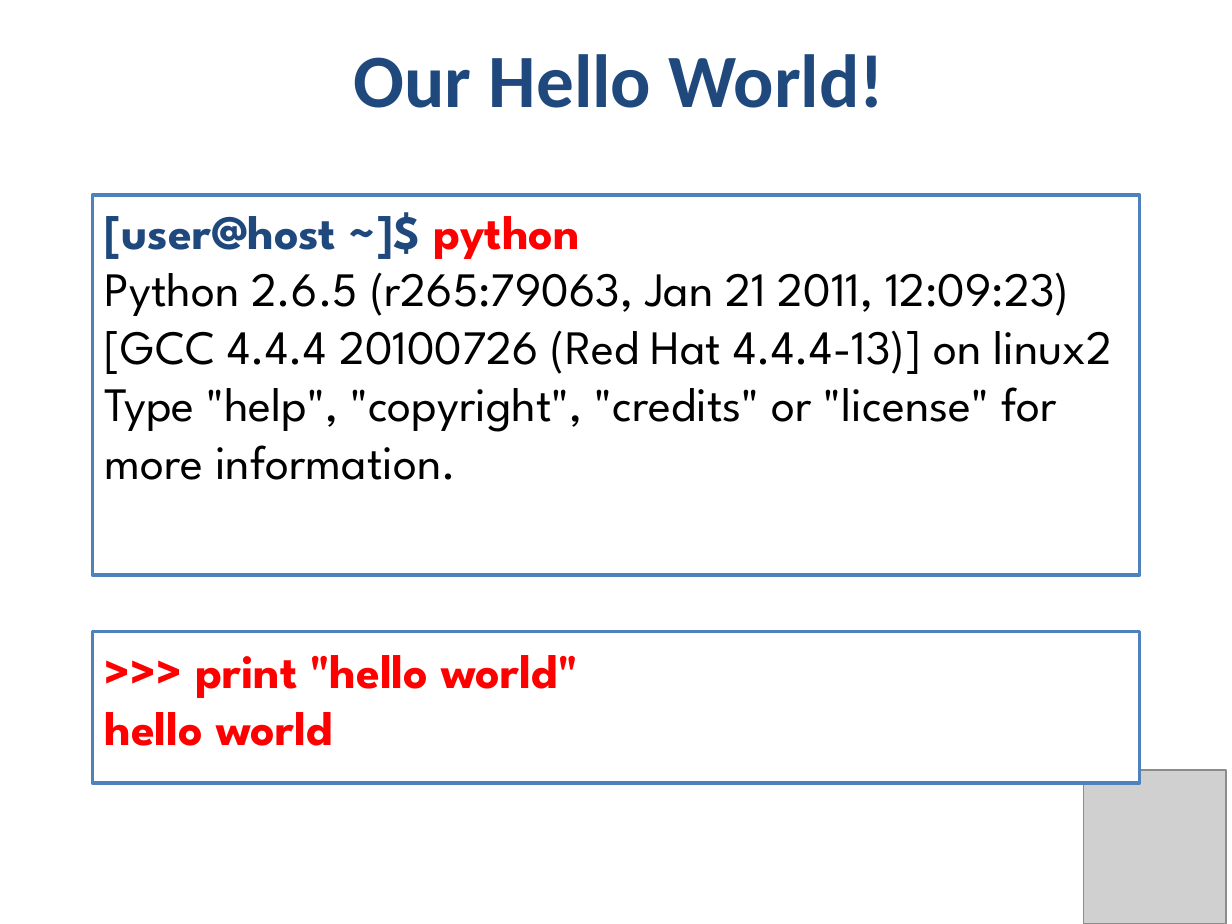
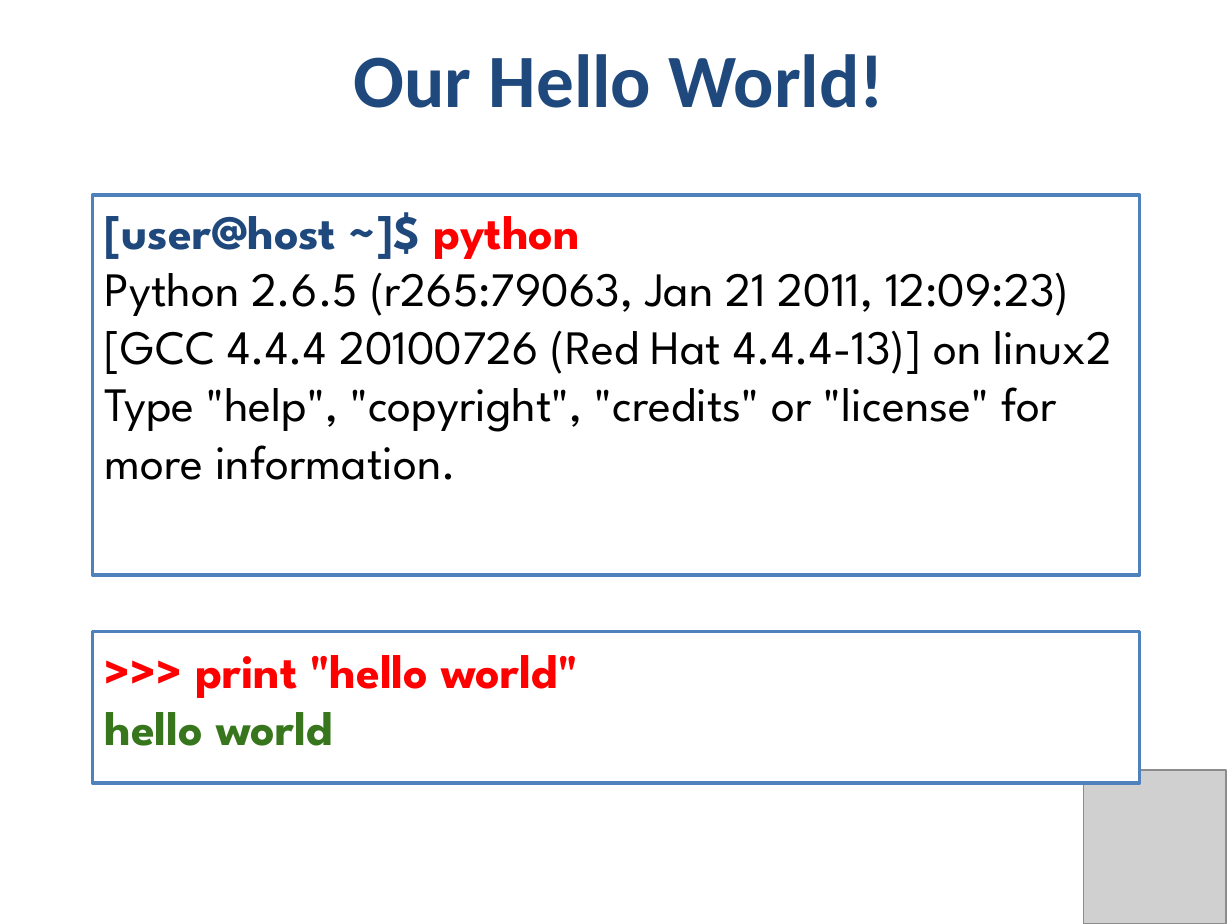
Before and after one commit to phonedude/cs532-s17, a slide deck: slide 10 of slides/week-02-python.pptx. Drawn at 1232x924 pixels with LibreOffice and Linux fonts; fonts in the diff are those of the drawing; grey boxes stand for pictures. Boxes give left, top, right and bottom in pixels: in the first picture for what was removed or moved away, otherwise in the second. Text is boxed around its words. In the diff, an @@ line names an element or a change of style, - is before the commit and + after.

```diff
--- a/slides/week-02-python.pptx
+++ b/slides/week-02-python.pptx
@@ text at (105, 697, 333, 746): text colour #FF0000 to #38761D in "hello world" @@
```
Also in this commit, not shown: 15 other slides changed, 1 other file.
